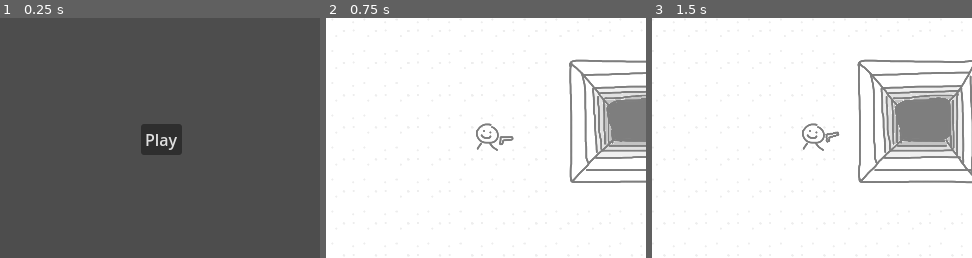
Above: before the commit, frames 1-3 (left to right).
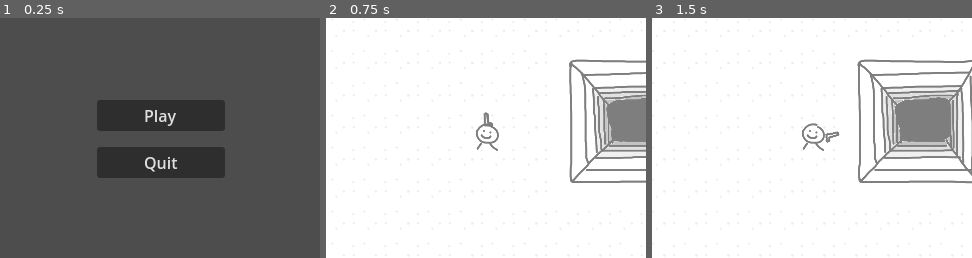
Above: after the commit, the same moments.

Repository: 3xcpy/milkyway-game
Game: Godot game, scene res://scenes/main.tscn
Two runs of this game, one before a commit and one after it. Both use one fixed random seed, a clock stepped at 60 frames per second and the inputs below.
Inputs (mouse positions are % of the whole screen's width and height, from its top left):
- Up to frame 1 (0.25 s): no input
- Up to frame 2 (0.75 s): click "Play" at 0.5 s
- Up to frame 3 (1.5 s): tap Enter at 1.25 s; move the mouse to (72, 45) at 1.27 s; hold Right (move_right) from 1.28 s (still down); tap E (grab) at 1.35 s
The pictures show only the part of the screen within x 25-75%, y 25-75%; the shares and areas given below are measured in that part.

The runs differ from the first frame. In frame 1, 10% of the frame differs, in the area x 30-71%, y 34-67%; in frame 2, 0.2%; in frame 3, nothing differs.

Commit message:
Add highscore and quit system

Diff:
--- a/scenes/main_menu.tscn
+++ b/scenes/main_menu.tscn
@@ -1,6 +1,9 @@
-[gd_scene load_steps=2 format=3 uid="uid://dbxk6yryi0x21"]
+[gd_scene load_steps=3 format=3 uid="uid://dbxk6yryi0x21"]
 
 [ext_resource type="Script" uid="uid://b78i6qtter785" path="res://scripts/main_menu.gd" id="1_l6cm7"]
+
+[sub_resource type="LabelSettings" id="LabelSettings_l6cm7"]
+font_color = Color(0, 0, 0, 1)
 
 [node name="MainMenu" type="Control"]
 layout_mode = 3
@@ -11,19 +14,42 @@
 grow_vertical = 2
 script = ExtResource("1_l6cm7")
 
-[node name="PlayButton" type="Button" parent="."]
+[node name="ScoreLabel" type="Label" parent="."]
+layout_mode = 1
+anchors_preset = 2
+anchor_top = 1.0
+anchor_bottom = 1.0
+offset_left = 26.0
+offset_top = -44.0
+offset_right = 151.0
+offset_bottom = -21.0
+grow_vertical = 0
+text = "scorescorescorescorescore"
+label_settings = SubResource("LabelSettings_l6cm7")
+
+[node name="VBoxContainer" type="VBoxContainer" parent="."]
+custom_minimum_size = Vector2(128, 0)
 layout_mode = 1
 anchors_preset = 8
 anchor_left = 0.5
 anchor_top = 0.5
 anchor_right = 0.5
 anchor_bottom = 0.5
-offset_left = -4.0
-offset_top = -4.0
-offset_right = 4.0
-offset_bottom = 4.0
+offset_left = -20.5
+offset_top = -20.0
+offset_right = 20.5
+offset_bottom = 20.0
 grow_horizontal = 2
 grow_vertical = 2
+theme_override_constants/separation = 16
+
+[node name="PlayButton" type="Button" parent="VBoxContainer"]
+layout_mode = 2
 text = "Play"
 
-[connection signal="button_down" from="PlayButton" to="." method="_on_play_button_button_down"]
+[node name="QuitButton" type="Button" parent="VBoxContainer"]
+layout_mode = 2
+text = "Quit"
+
+[connection signal="button_down" from="VBoxContainer/PlayButton" to="." method="_on_play_button_button_down"]
+[connection signal="button_down" from="VBoxContainer/QuitButton" to="." method="_on_quit_button_button_down"]
--- a/scripts/main.gd
+++ b/scripts/main.gd
@@ -2,9 +2,20 @@
 
 @export var game: PackedScene = null
 
+var config := ConfigFile.new()
 var game_instance: Game = null
 
 @onready var main_menu: MainMenu = $MainMenu
+
+
+func _ready() -> void:
+	var err = config.load("user://score.cfg")
+	if err != OK:
+		main_menu.update_score_label(0.0)
+		config.set_value("score", "score", 0.0)
+		config.save("user://score.cfg")
+	else:
+		main_menu.update_score_label(config.get_value("score", "score"))
 
 
 func start_game() -> void:
@@ -24,7 +35,11 @@
 	main_menu.visible = true
 
 
-func _on_game_game_over(_score: float) -> void:
+func _on_game_game_over(score: float) -> void:
 	print("GAME OVER")
 	game_instance.queue_free()
 	main_menu.visible = true
+	if config.get_value("score", "score") < score:
+		config.set_value("score", "score", score)
+		config.save("user://score.cfg")
+		main_menu.update_score_label(score)
--- a/scripts/main_menu.gd
+++ b/scripts/main_menu.gd
@@ -2,5 +2,18 @@
 
 signal start_game()
 
+@onready var score_label: Label = $ScoreLabel
+
+
+func update_score_label(score: float) -> void:
+	if score == 0:
+		score_label.text = ""
+	else:
+		score_label.text = "Best Score: " + str(snapped(score, 0.01))
+
+
 func _on_play_button_button_down() -> void:
 	start_game.emit()
+
+func _on_quit_button_button_down() -> void:
+	get_tree().quit()
--- a/scripts/player.gd
+++ b/scripts/player.gd
@@ -23,10 +23,10 @@
 		heal_timer += delta
 		if heal_timer >= time_to_heal:
 			health += 1
+			heal_timer = 0.0
 			if health >= max_health:
 				health = max_health
 				heal = false
-				heal_timer = 0.0
 	move(delta)
 
 
